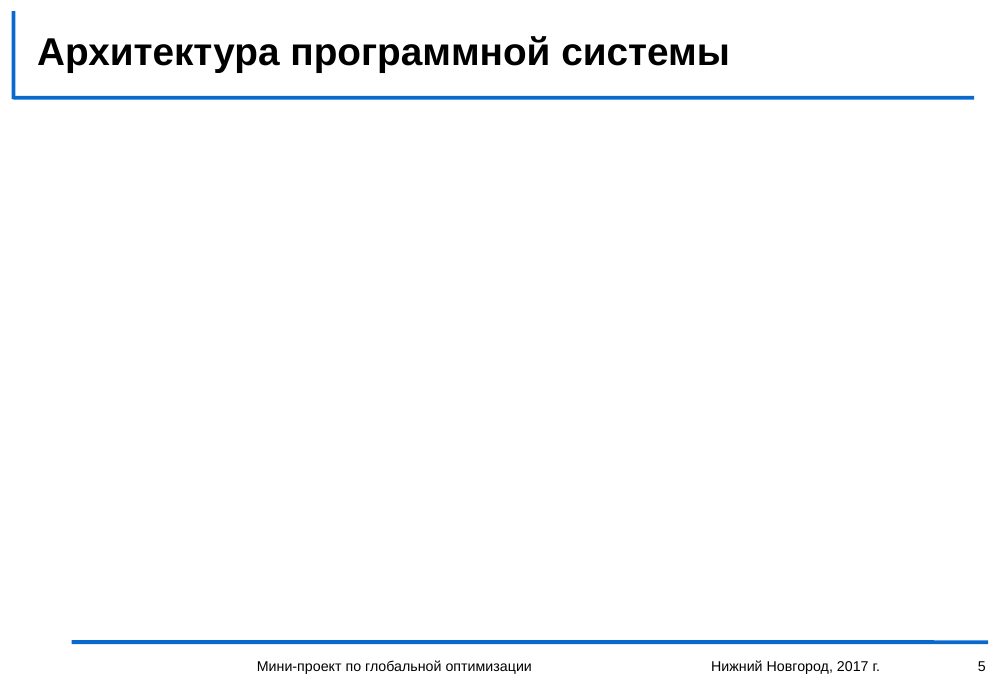
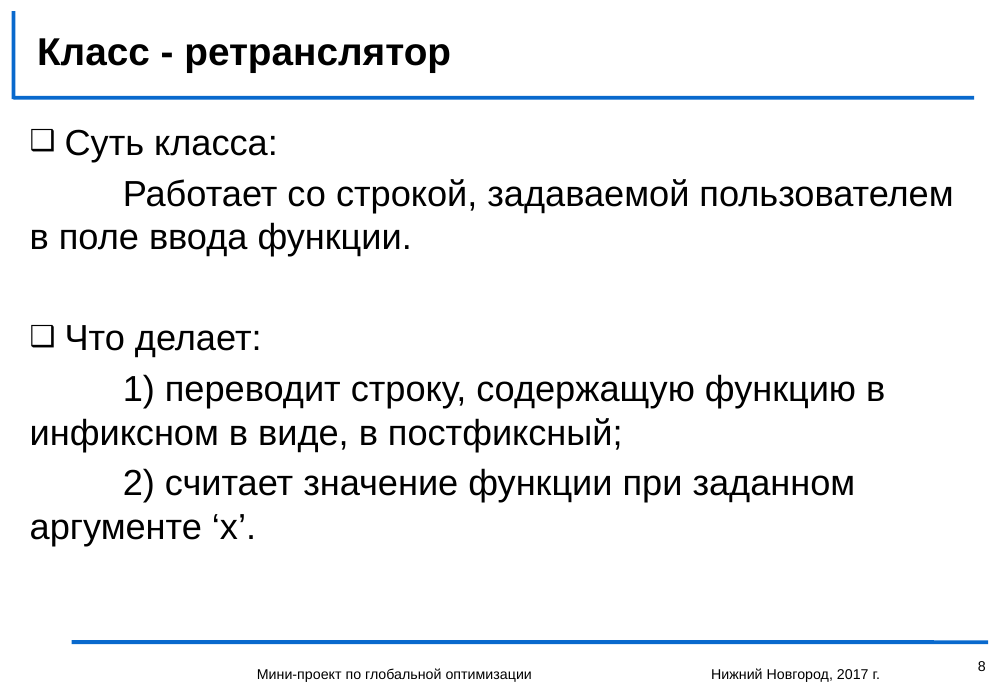
Before and after one commit to Death-Boy-Dmi/ITLabSearchForAGlobalMinimum, a slide deck: slide 8 of storage structure.pptx (slide 5 before the commit). Drawn at 1008x698 pixels with LibreOffice and Linux fonts; fonts in the diff are those of the drawing; background and template pictures are left out. Boxes give left, top, right and bottom in pixels: in the first picture for what was removed or moved away, otherwise in the second. Text is boxed around its words. In the diff, an @@ line names an element or a change of style, - is before the commit and + after.

Commit message:
Added Метод ломанных, Класс-Ретранслятор, Архитектура, Хранилище

```diff
--- a/storage structure.pptx
+++ b/storage structure.pptx
@@ title at <box>37,38,451,72</box>: text changed @@
-Архитектура программной системы
+Класс - ретранслятор
@@ text added at <box>30,129,953,545</box>, 28 pt, text #000000 @@
+❑ Суть класса:
+Работает со строкой, задаваемой пользователем в поле ввода функции.
+❑ Что делает:
+1) переводит строку, содержащую функцию в инфиксном в виде, в постфиксный;
+2) считает значение функции при заданном аргументе ‘x’.
@@ text "Мини-проект по глобальной оптимизации" at <box>257,668,532,682</box>: line spacing 1 to 1.5 @@
@@ text "Нижний Новгород, 2017 г." at <box>711,668,880,682</box>: line spacing 1 to 1.5 @@
@@ page number at <box>978,661,986,671</box>: text changed @@
-5
+8
```
Also in this commit, not shown: 4 slides added.
